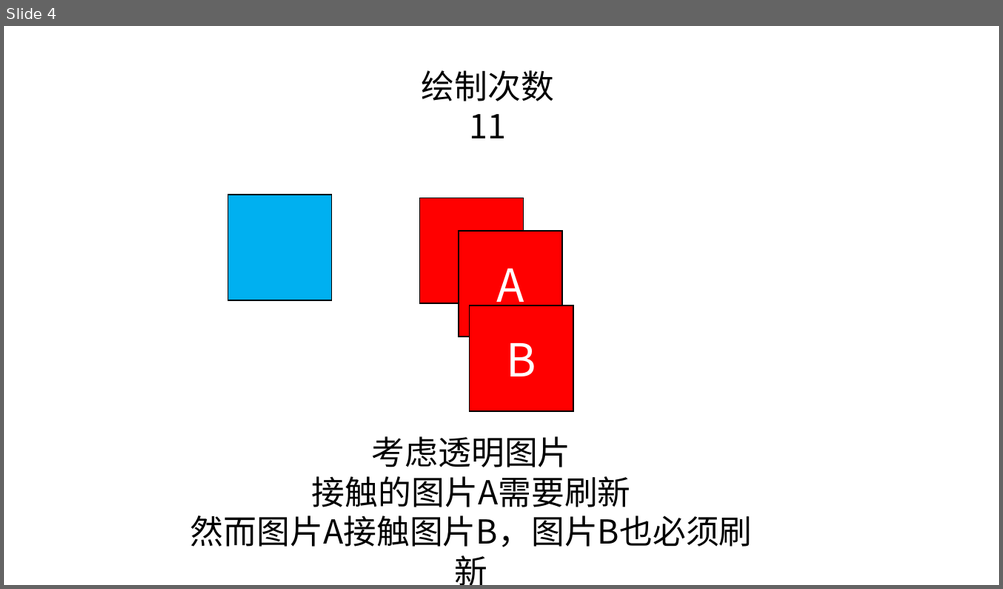
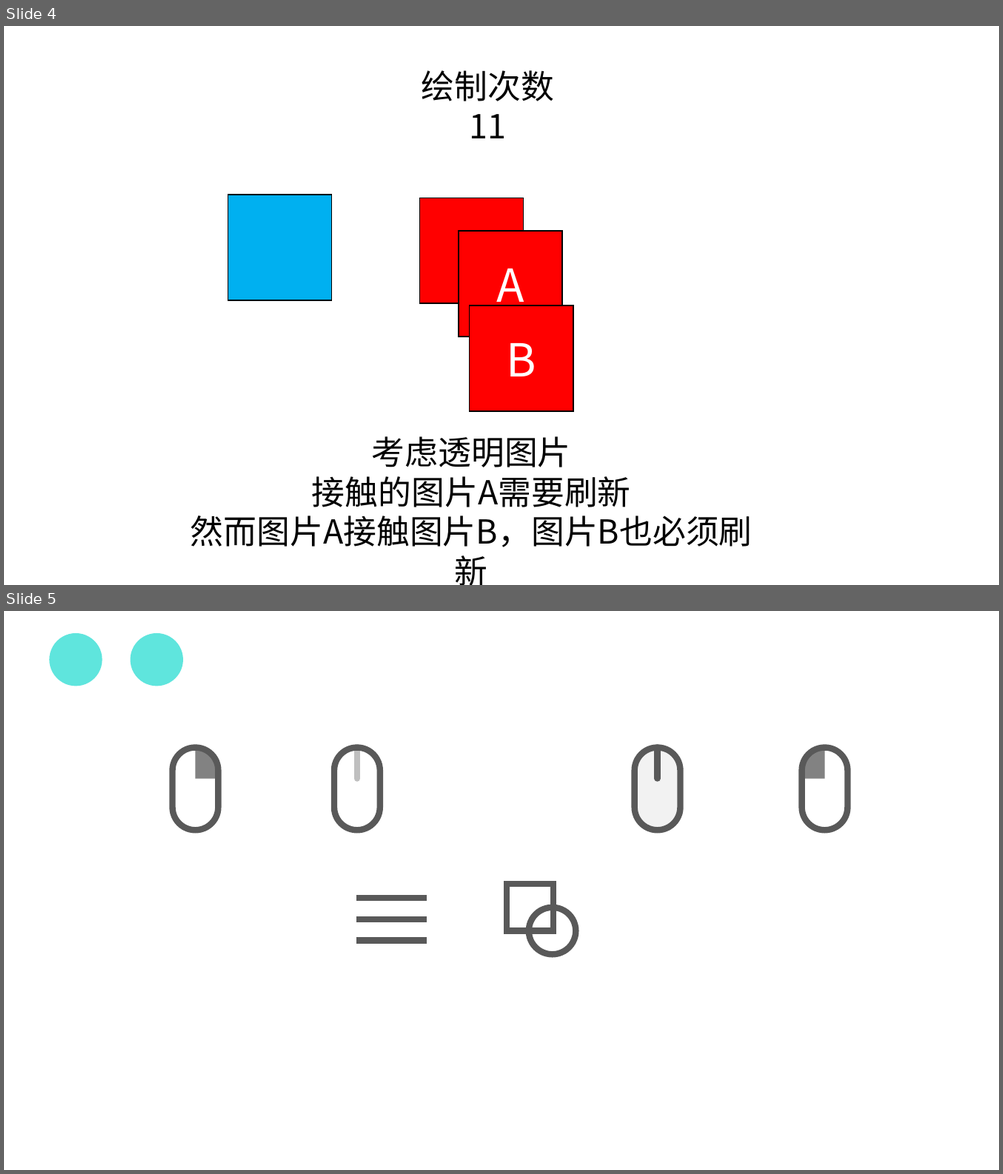
Before and after one commit to buger404/Emerald, a slide deck: UI.pptx. Shown one above the other, each under a label of ours: slide 4 before the commit, slides 4 and 5 after it. The pictures are 1003x589 and 1003x1174 pixels, drawn with LibreOffice and Linux fonts; fonts in the diff are those of the drawing. Boxes give left, top, right and bottom in pixels: in the first picture for what was removed or moved away, otherwise in the second. Text is boxed around its words. In the diff, an @@ line names an element or a change of style, - is before the commit and + after.

```diff
--- a/UI.pptx
+++ b/UI.pptx
@@ slide 5 added at [4, 611, 999, 1170], background #FFFFFF @@
@@ rounded rectangle added at [50, 633, 102, 686], fill #5FE5DD @@
@@ rounded rectangle added at [130, 633, 183, 686], fill #5FE5DD @@
@@ rectangle added at [138, 732, 253, 847], fill #FFFFFF @@
@@ rectangle added at [299, 732, 415, 847], fill #FFFFFF @@
@@ rectangle added at [600, 732, 715, 847], fill #FFFFFF @@
@@ rectangle added at [767, 732, 882, 847], fill #FFFFFF @@
@@ rounded rectangle added at [173, 748, 218, 830], outline #595959 6 pt @@
@@ freeform shape added at [195, 748, 218, 779], fill #595959 at 75% opacity @@
@@ rounded rectangle added at [334, 748, 379, 830], outline #595959 6 pt @@
@@ line added from (357, 748) to (357, 779), #BFBFBF 6 pt @@
@@ rounded rectangle added at [634, 748, 680, 830], fill #F2F2F2, outline #595959 6 pt @@
@@ line added from (657, 748) to (657, 779), #595959 6 pt @@
@@ freeform shape added at [802, 748, 825, 779], fill #595959 at 75% opacity @@
@@ rounded rectangle added at [802, 748, 847, 830], outline #595959 6 pt @@
@@ rectangle added at [484, 863, 599, 977], fill #FFFFFF @@
@@ rounded rectangle added at [506, 884, 553, 931], outline #595959 6 pt @@
@@ ellipse added at [529, 908, 575, 955], outline #595959 6 pt @@
@@ group added at [334, 863, 449, 977]: 3 lines, 1 rectangle @@
```
Also in this commit, not shown: 1 slide removed, 18 other files.
